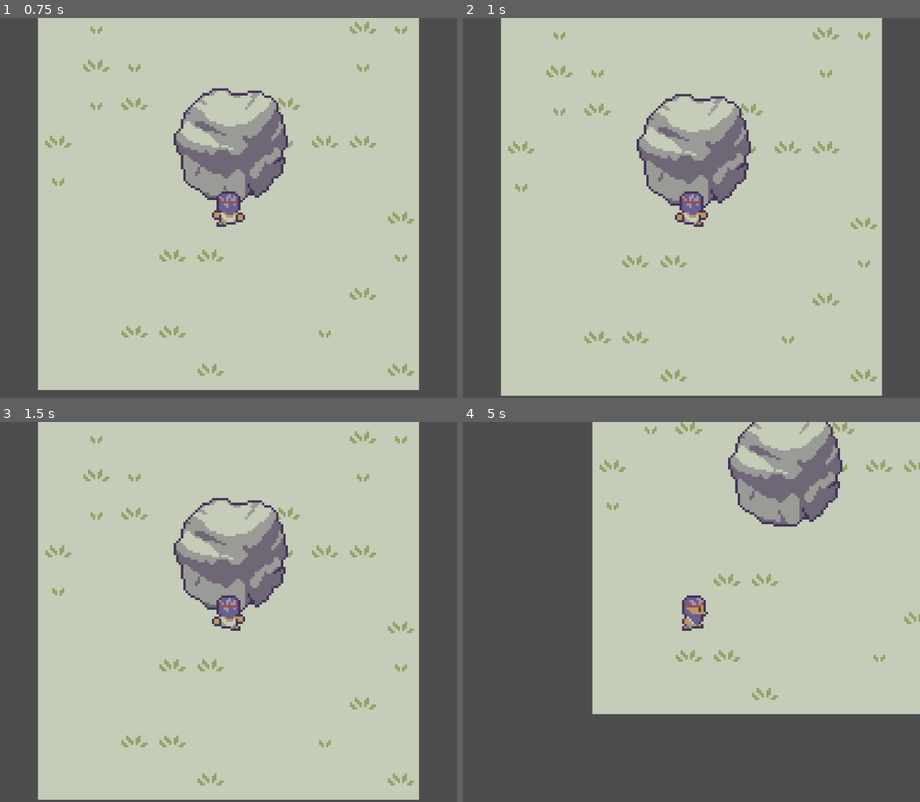
Above: before the commit, frames 1-4 (two rows, left to right).
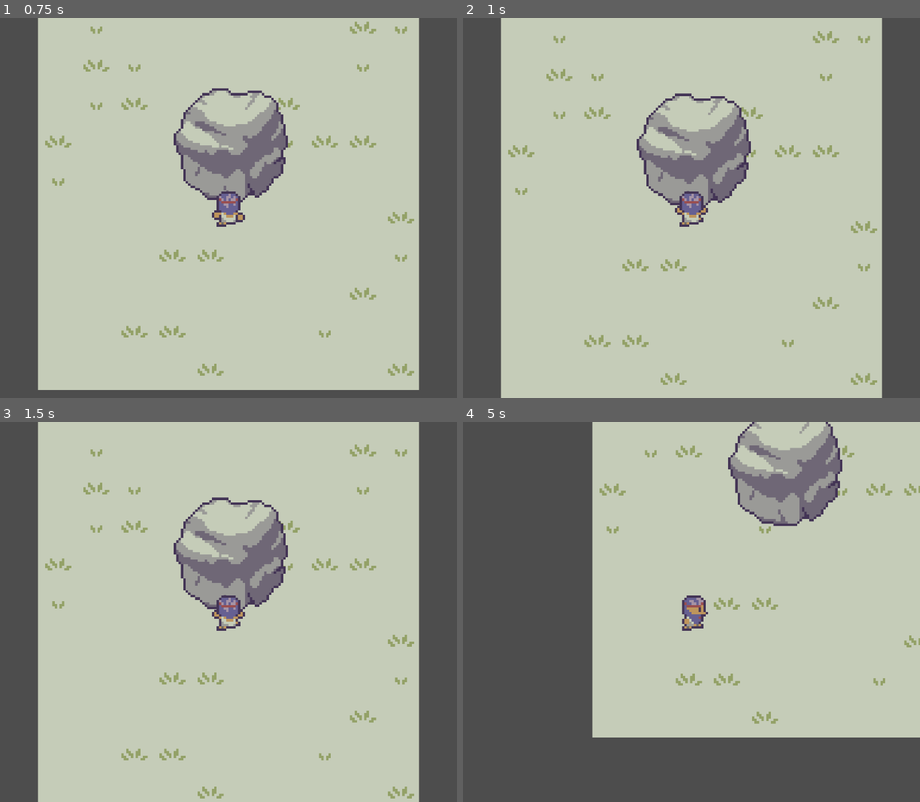
Above: after the commit, the same moments.

Repository: michasng/sisyphus
Game: Godot game, scene res://scenes/game.tscn
Two runs of this game, one before a commit and one after it. Both use one fixed random seed, a clock stepped at 60 frames per second and the inputs below.
Inputs:
- Up to frame 1 (0.75 s): tap Enter at 0.5 s; hold W (up) from 0.53 s (still down)
- Up to frame 2 (1 s): keep holding W (up)
- Up to frame 3 (1.5 s): keep holding W (up)
- Up to frame 4 (5 s): release W (up) at 2.03 s; hold A (left) 2.03-3.53 s; hold S (down) 3.53-4.28 s; hold D (right) from 4.28 s (still down)

Frame 1 is identical in both runs. In frame 2, 2.9% of the frame differs, in the area x 8-92%, y 2-100%; in frame 3, 3.6%; in frame 4, 6.3%, in the area x 28-100%, y 0-84%.

Commit message:
Add pushing the boulder

Diff:
--- a/project.godot
+++ b/project.godot
@@ -70,6 +70,7 @@
 [layer_names]
 
 2d_physics/layer_1="solid"
+2d_physics/layer_2="boulder"
 
 [rendering]
 
--- a/scenes/boulder.tscn
+++ b/scenes/boulder.tscn
@@ -1,5 +1,6 @@
-[gd_scene load_steps=3 format=3 uid="uid://dl4iogqfx24e5"]
+[gd_scene load_steps=4 format=3 uid="uid://dl4iogqfx24e5"]
 
+[ext_resource type="Script" uid="uid://crvvmruyaiiv2" path="res://scripts/boulder.gd" id="1_7lox5"]
 [ext_resource type="Texture2D" uid="uid://badvcn06a66e6" path="res://textures/boulder.png" id="1_475t6"]
 
 [sub_resource type="CapsuleShape2D" id="CapsuleShape2D_7lox5"]
@@ -7,6 +8,9 @@
 height = 44.0
 
 [node name="Boulder" type="CharacterBody2D"]
+collision_layer = 3
+motion_mode = 1
+script = ExtResource("1_7lox5")
 
 [node name="Sprite2D" type="Sprite2D" parent="."]
 texture = ExtResource("1_475t6")
--- a/scenes/game.tscn
+++ b/scenes/game.tscn
@@ -63,3 +63,5 @@
 
 [node name="Boulder" parent="." instance=ExtResource("3_lbhrr")]
 position = Vector2(81, 57)
+
+[connection signal="moved" from="Player" to="Boulder" method="_on_player_moved"]
--- a/scenes/player.tscn
+++ b/scenes/player.tscn
@@ -143,6 +143,7 @@
 radius = 5.0
 
 [node name="Player" type="CharacterBody2D"]
+motion_mode = 1
 script = ExtResource("1_g2els")
 
 [node name="AnimatedSprite2D" type="AnimatedSprite2D" parent="."]
@@ -156,4 +157,8 @@
 
 [node name="Camera2D" type="Camera2D" parent="."]
 
+[node name="BoulderRayCast2D" type="RayCast2D" parent="."]
+target_position = Vector2(0, -1.5)
+collision_mask = 2
+
 [connection signal="moved" from="." to="AnimatedSprite2D" method="_on_player_moved"]
--- /dev/null
+++ b/scripts/boulder.gd
@@ -0,0 +1,21 @@
+class_name Boulder
+extends CharacterBody2D
+
+
+@onready var push_velocity_pixels_per_second := 0.5 * Game.TILE_SIZE_PIXELS
+
+var is_pushed := false
+
+
+func _physics_process(_delta: float) -> void:
+	if is_pushed:
+		velocity = Vector2(0, -push_velocity_pixels_per_second)
+	else:
+		velocity = Vector2.ZERO
+		return
+
+	move_and_slide()
+
+
+func _on_player_moved(_velocity: Vector2, is_pushing: bool) -> void:
+	is_pushed = is_pushing
--- a/scripts/player.gd
+++ b/scripts/player.gd
@@ -3,23 +3,20 @@
 
 @onready var walk_velocity_pixels_per_second := 3.0 * Game.TILE_SIZE_PIXELS
 
-signal moved(velocity: Vector2)
+@onready var boulder_ray_cast: RayCast2D = $BoulderRayCast2D
+
+signal moved(velocity: Vector2, is_pushing: bool)
 
 
 func _physics_process(_delta: float) -> void:
-	_handle_walking()
-	moved.emit(velocity)
-	move_and_slide()
-
-
-func _handle_walking() -> void:
 	var input_direction := Vector2(
 		Input.get_axis("left", "right"),
 		Input.get_axis("up", "down"),
 	).normalized()
 
-	if not input_direction:
-		velocity = Vector2.ZERO
-		return
+	velocity = input_direction * walk_velocity_pixels_per_second
 
-	velocity = input_direction * walk_velocity_pixels_per_second
+	move_and_slide()
+
+	var is_pushing = input_direction.angle() == Vector2.UP.angle() and boulder_ray_cast.is_colliding()
+	moved.emit(velocity, is_pushing)
--- a/scripts/player_animated_sprite_2d.gd
+++ b/scripts/player_animated_sprite_2d.gd
@@ -2,18 +2,23 @@
 extends AnimatedSprite2D
 
 
-func _on_player_moved(velocity: Vector2) -> void:
+func _on_player_moved(velocity: Vector2, is_pushing: bool) -> void:
+	if is_pushing:
+		play("push_up")
+		flip_h = false
+		return
+
+	if velocity == Vector2.ZERO:
+		stop()
+		return
+
+	flip_h = velocity.y == 0 and velocity.x > 0
+
 	if velocity.y < 0:
 		play("walk_up")
-		flip_h = false
 	elif velocity.y > 0:
 		play("walk_down")
-		flip_h = false
 	elif velocity.x < 0:
 		play("walk_left")
-		flip_h = false
 	elif velocity.x > 0:
 		play("walk_left")
-		flip_h = true
-	else:
-		stop()
Not shown, added: scripts/boulder.gd.uid
